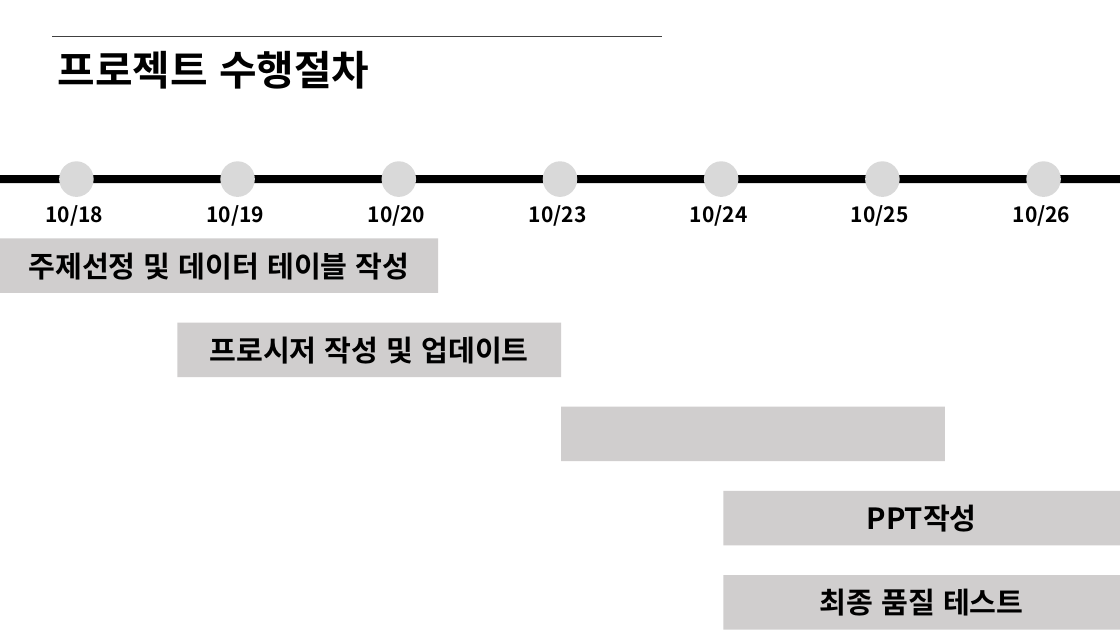
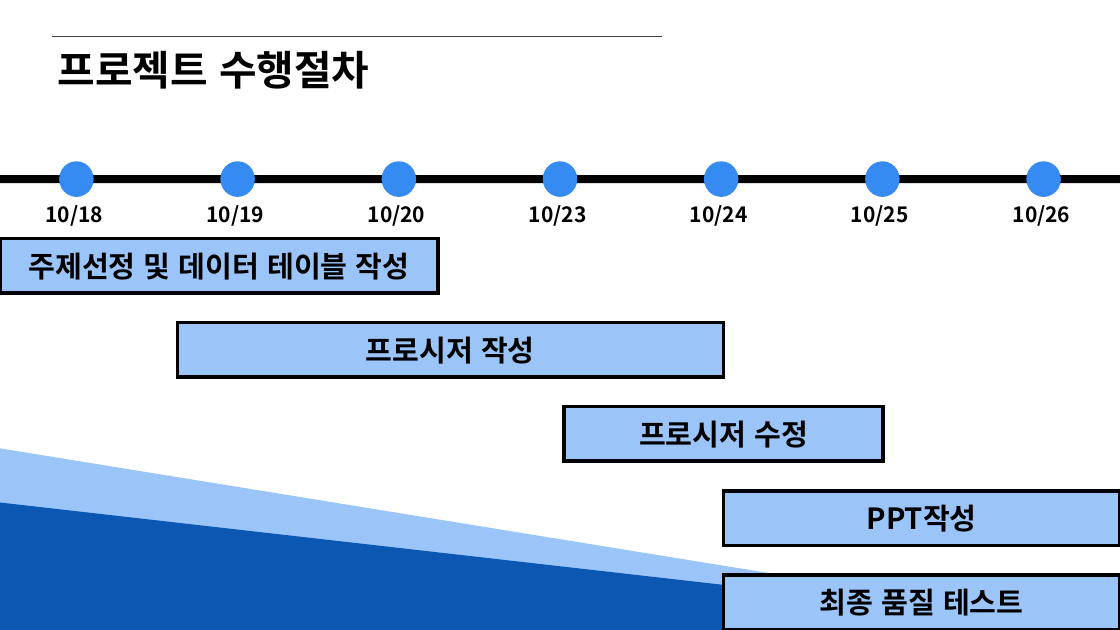
Before and after one commit to Hyno2/SQL-Project, a slide deck: slide 10 of PPT템플릿/오라클(편의점).pptx (slide 5 before the commit). Drawn at 1120x630 pixels with LibreOffice and Linux fonts; fonts in the diff are those of the drawing. Boxes give left, top, right and bottom in pixels: in the first picture for what was removed or moved away, otherwise in the second. Text is boxed around its words. In the diff, an @@ line names an element or a change of style, - is before the commit and + after.

```diff
--- a/PPT템플릿/오라클(편의점).pptx
+++ b/PPT템플릿/오라클(편의점).pptx
@@ fill #D9D9D9 to #368BF2 in 7 elements at (59, 161, 93, 197), (220, 161, 255, 197), (381, 161, 416, 197), (543, 161, 577, 197), (704, 161, 739, 197), (865, 161, 900, 197), (1027, 161, 1061, 197) @@
@@ rectangle "프로시저 작성": place and size @@
-rectangle "프로시저 작성" at (177, 323, 561, 377)
+rectangle "프로시저 작성" at (177, 323, 723, 377)
@@ text in rectangle at (366, 336, 535, 364): text changed @@
-프로시저 작성 및 업데이트
+프로시저 작성
@@ fill #D0CECE to #9BC5F9; outline none to #000000 3 pt in 5 elements at (0, 239, 439, 293), (723, 491, 1120, 545), (723, 576, 1120, 630), (177, 323, 723, 377), (565, 407, 883, 461) @@
@@ rectangle "프로시저 수정": place and size @@
-rectangle "프로시저 수정" at (561, 407, 945, 461)
+rectangle "프로시저 수정" at (565, 407, 883, 461)
@@ right triangle added at (0, 449, 1120, 630), fill #9BC5F9 @@
@@ text in rectangle at (639, 420, 808, 448): text added @@
+프로시저 수정
@@ right triangle added at (0, 502, 1120, 630), fill #0B57B2 @@
```
Also in this commit, not shown: 5 other slides changed, 17 slides added, 20 slides removed.
